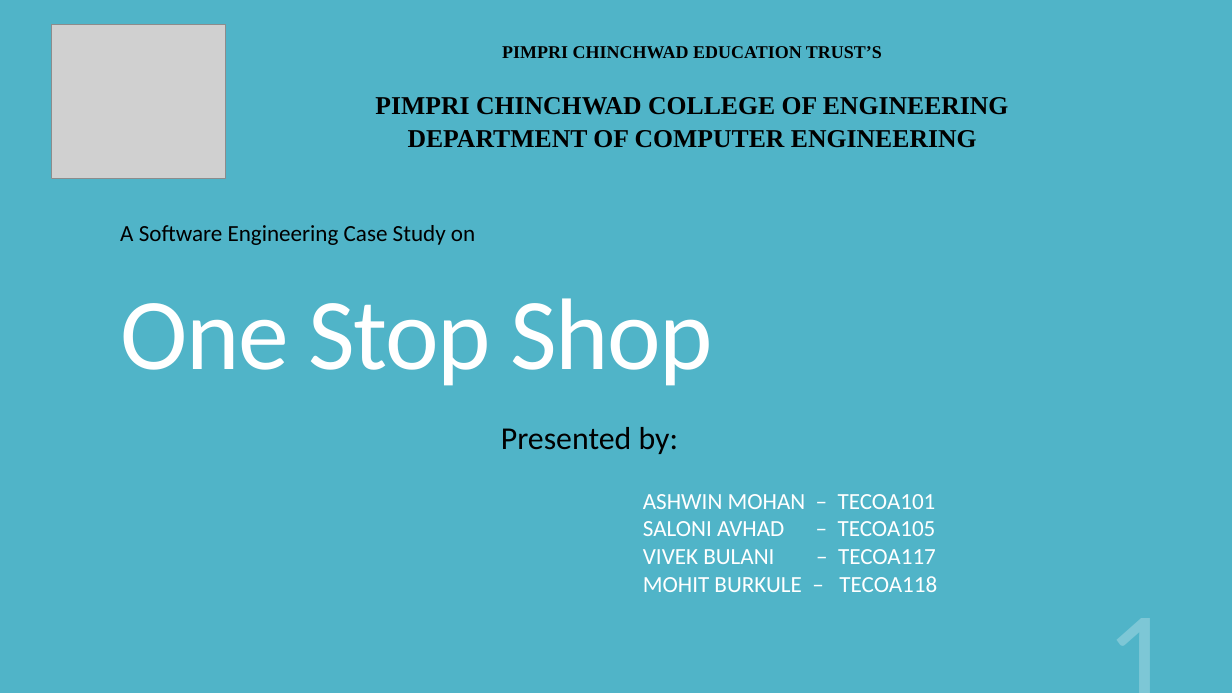
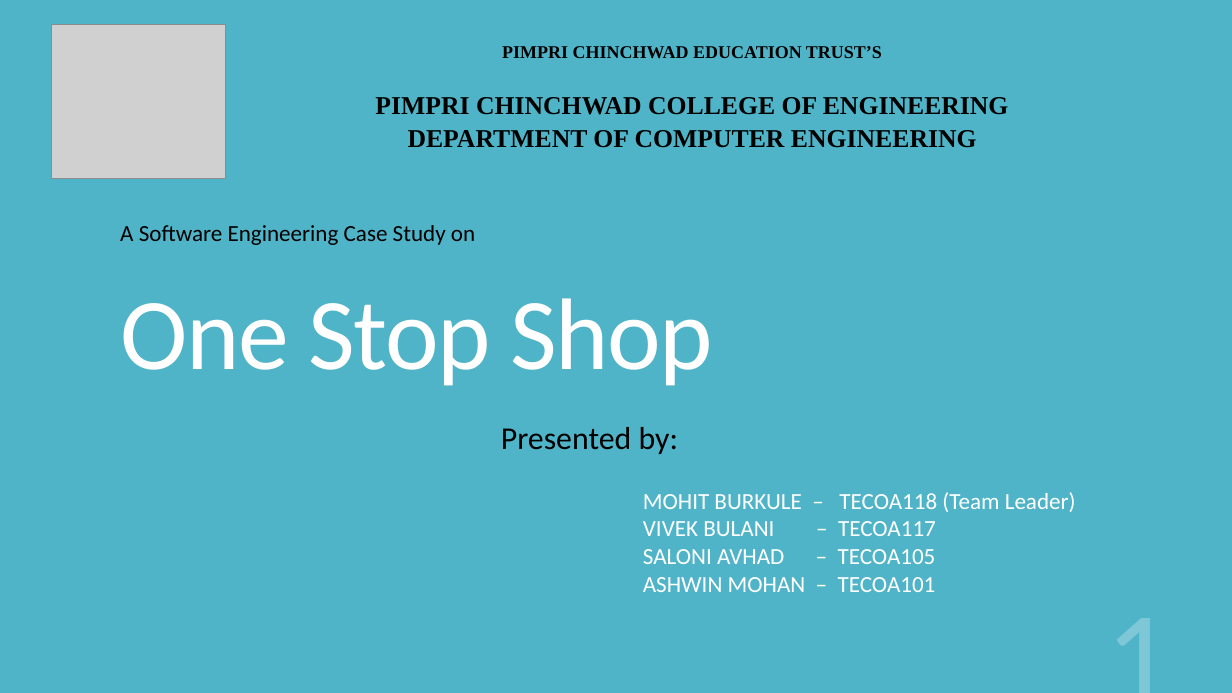
Before and after one commit to MohitBurkule/Onestopshop, a slide deck: slide 1 of onestopshop.pptx. Drawn at 1232x693 pixels with LibreOffice and Linux fonts; fonts in the diff are those of the drawing; grey boxes stand for pictures. Boxes give left, top, right and bottom in pixels: in the first picture for what was removed or moved away, otherwise in the second. Text is boxed around its words. In the diff, an @@ line names an element or a change of style, - is before the commit and + after.

```diff
--- a/onestopshop.pptx
+++ b/onestopshop.pptx
@@ text at [643,492,1076,564]: paragraphs added @@
+MOHIT BURKULE – TECOA118 (Team Leader)
+VIVEK BULANI – TECOA117
+SALONI AVHAD – TECOA105
@@ text at [643,521,937,592]: paragraphs removed @@
-SALONI AVHAD – TECOA105
-VIVEK BULANI – TECOA117
-MOHIT BURKULE – TECOA118
```
Also in this commit, not shown: 4 other slides changed, 1 other file.
